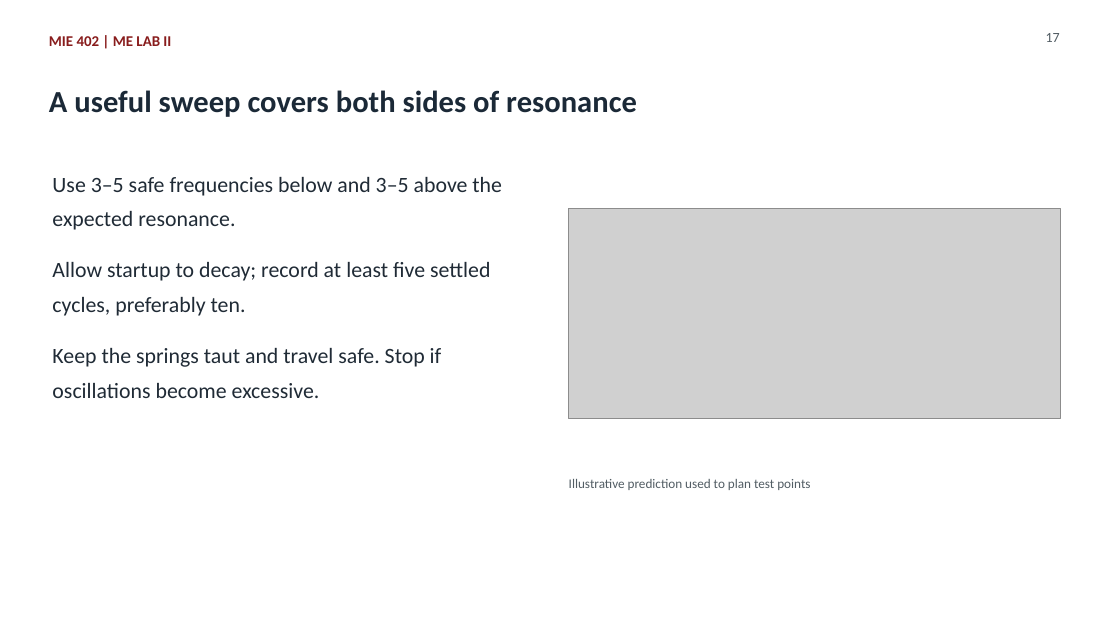
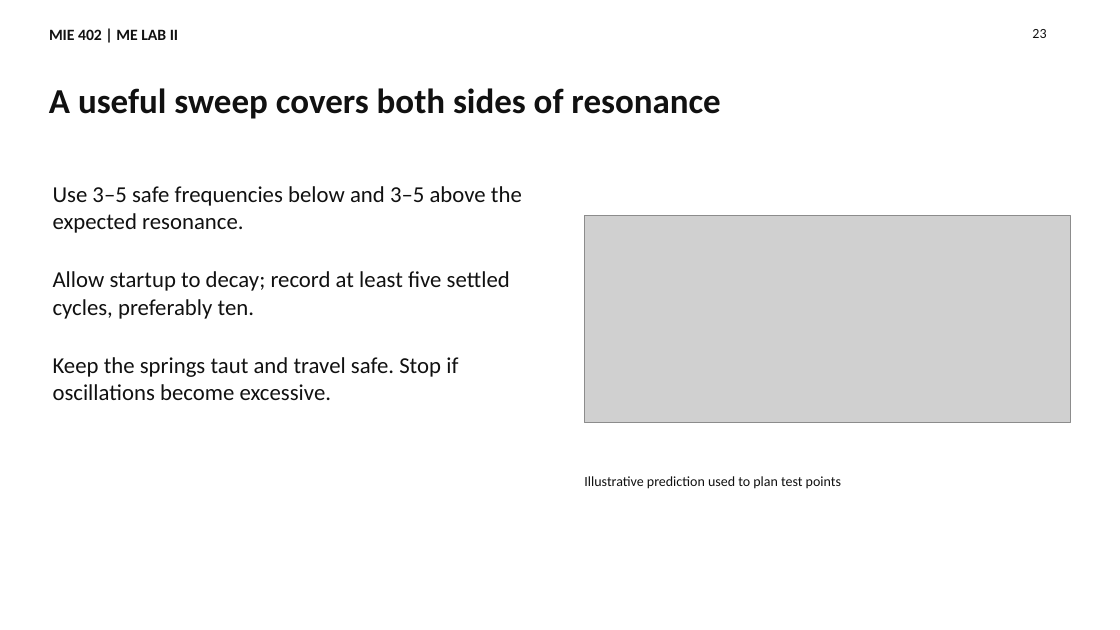
Before and after one commit to Ehsan-Roohi/MIE402-Lab, a slide deck: slide 23 of site/docs/MIE402_Lecture06_Forced_Response_Fall2026.pptx (slide 17 before the commit). Drawn at 1120x630 pixels with LibreOffice and Linux fonts; fonts in the diff are those of the drawing; grey boxes stand for pictures. Boxes give left, top, right and bottom in pixels: in the first picture for what was removed or moved away, otherwise in the second. Text is boxed around its words. In the diff, an @@ line names an element or a change of style, - is before the commit and + after.

```diff
--- a/site/docs/MIE402_Lecture06_Forced_Response_Fall2026.pptx
+++ b/site/docs/MIE402_Lecture06_Forced_Response_Fall2026.pptx
@@ text "MIE 402 | ME LAB ..." at [49,29,178,40]: size 12.8 to 13.5 pt, text colour #881C1C to #111111; line spacing 1.32 to 1 @@
@@ text added at [1032,29,1046,38], 12 pt, text #111111 @@
+23
@@ text removed at [1046,33,1060,42] @@
-17
@@ text "A useful sweep covers both ..." at [49,88,720,119]: size 26.2 to 30 pt, text colour #1B2937 to #111111; line spacing 1.32 to 1 @@
@@ text at [53,186,522,233]: text changed; size 18.8 to 19.5 pt; text colour #202B36 to #111111 @@
-Use 3–5 safe frequencies below and 3–5 above the
-expected resonance.
+Use 3–5 safe frequencies below and 3–5 above the expected resonance.
@@ picture: place and size @@
-picture at [569,208,1060,418]
+picture at [585,216,1070,423]
@@ text at [53,271,510,319]: text changed; size 18.8 to 19.5 pt; text colour #202B36 to #111111 @@
-Allow startup to decay; record at least five settled
-cycles, preferably ten.
+Allow startup to decay; record at least five settled cycles, preferably ten.
@@ text at [53,357,458,400]: text changed; size 18.8 to 19.5 pt; text colour #202B36 to #111111 @@
-Keep the springs taut and travel safe. Stop if
-oscillations become excessive.
+Keep the springs taut and travel safe. Stop if oscillations become excessive.
@@ text "Illustrative prediction used to plan ...": place and size @@
-text "Illustrative prediction used to plan ..." at [569,479,810,490]
+text "Illustrative prediction used to plan ..." at [584,476,841,489]
@@ text "Illustrative prediction used to plan ..." at [584,476,841,489]: size 11.2 to 12 pt, text colour #525D64 to #111111; line spacing 1.32 to 1 @@
```
Also in this commit, not shown: 15 other slides changed, 14 slides added, 7 slides removed, 57 other files.
